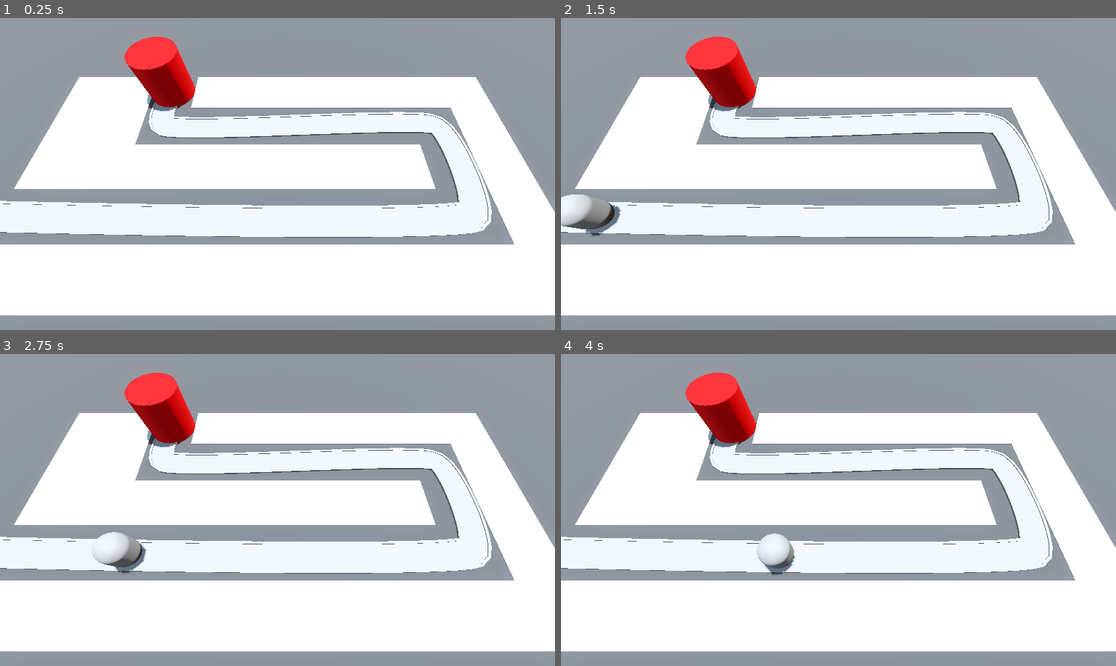
Above: before the commit, frames 1-4 (two rows, left to right).
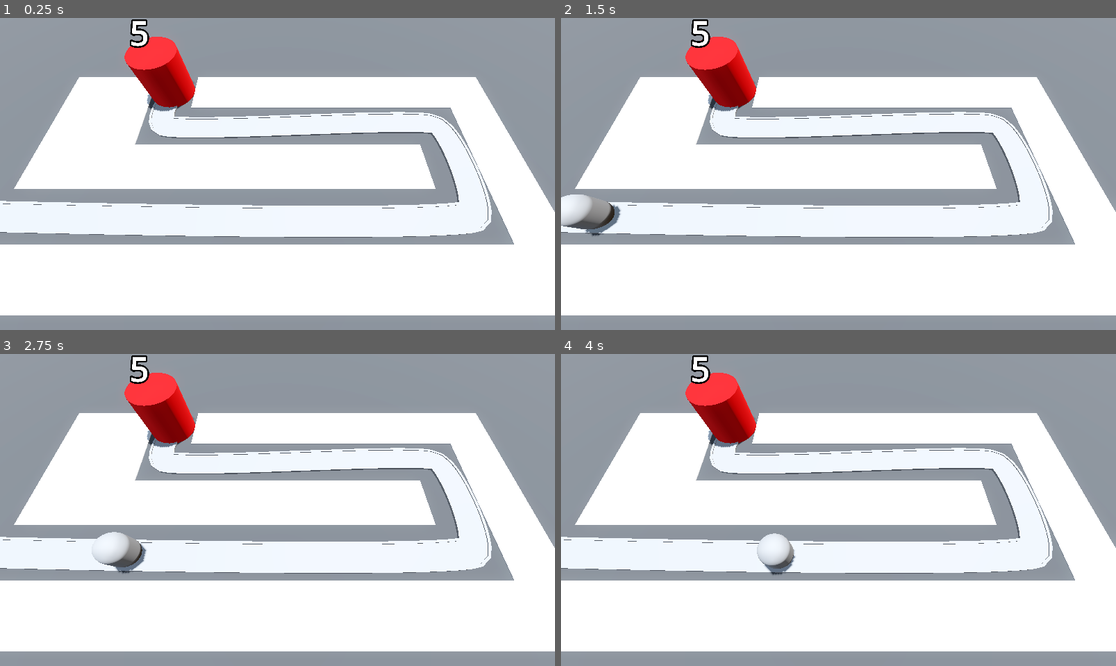
Above: after the commit, the same moments.

Repository: FabioAVSilva/Barbarian-Blaster
Game: Godot game, scene res://BaseLevel.tscn
Two runs of this game, one before a commit and one after it. Both use one fixed random seed, a clock stepped at 60 frames per second and the inputs below.
Inputs:
- Up to frame 1 (0.25 s): no input
- Up to frame 2 (1.5 s): tap Enter at 0.5 s
- Up to frame 3 (2.75 s): no input
- Up to frame 4 (4 s): no input

The runs differ from the first frame. In frame 1, 0.2% of the frame differs, in the area x 23-27%, y 0-10%; in frame 2, 0.2%; in frame 3, 0.2%; in frame 4, 0.2%.

Commit message:
Added label to display base health
Disabled _process function on enemy upon reaching the base

Diff:
--- a/Base/base.gd
+++ b/Base/base.gd
@@ -1,4 +1,12 @@
 extends Node3D
+
+@export var max_health: int = 5
+@onready var label_3d: Label3D = $Label3D
+
+func _ready() -> void:
+	label_3d.text = str(max_health)
 
 func take_damage() -> void:
 	print("Damage dealt to base!")
+	max_health -= 1
+	label_3d.text = str(max_health)
--- a/Base/base.tscn
+++ b/Base/base.tscn
@@ -13,3 +13,10 @@
 height = 4.0
 sides = 32
 material = SubResource("StandardMaterial3D_cbgtc")
+
+[node name="Label3D" type="Label3D" parent="."]
+transform = Transform3D(1, 0, 0, 0, 1, 0, 0, 0, 1, 0, 3.5, 0)
+billboard = 1
+text = "BaseHealth"
+font_size = 500
+outline_size = 100
--- a/Enemy/enemy.gd
+++ b/Enemy/enemy.gd
@@ -9,3 +9,4 @@
 	progress += speed * delta
 	if progress_ratio == 1.0:
 		base.take_damage()
+		set_process(false)
